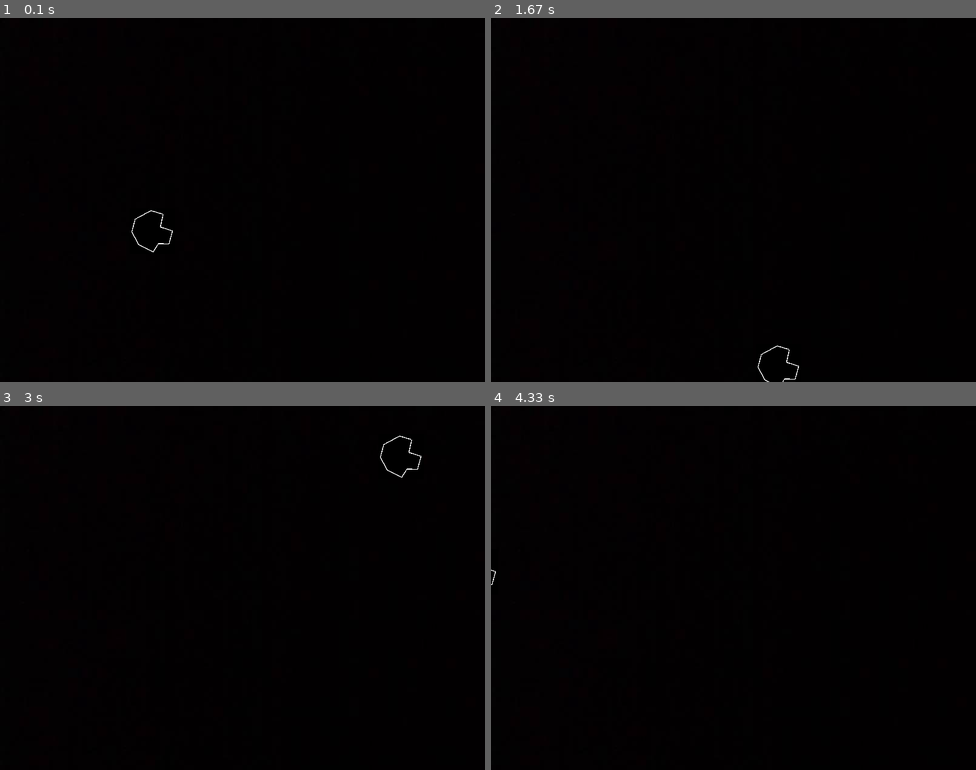
Above: before the commit, frames 1-4 (two rows, left to right).
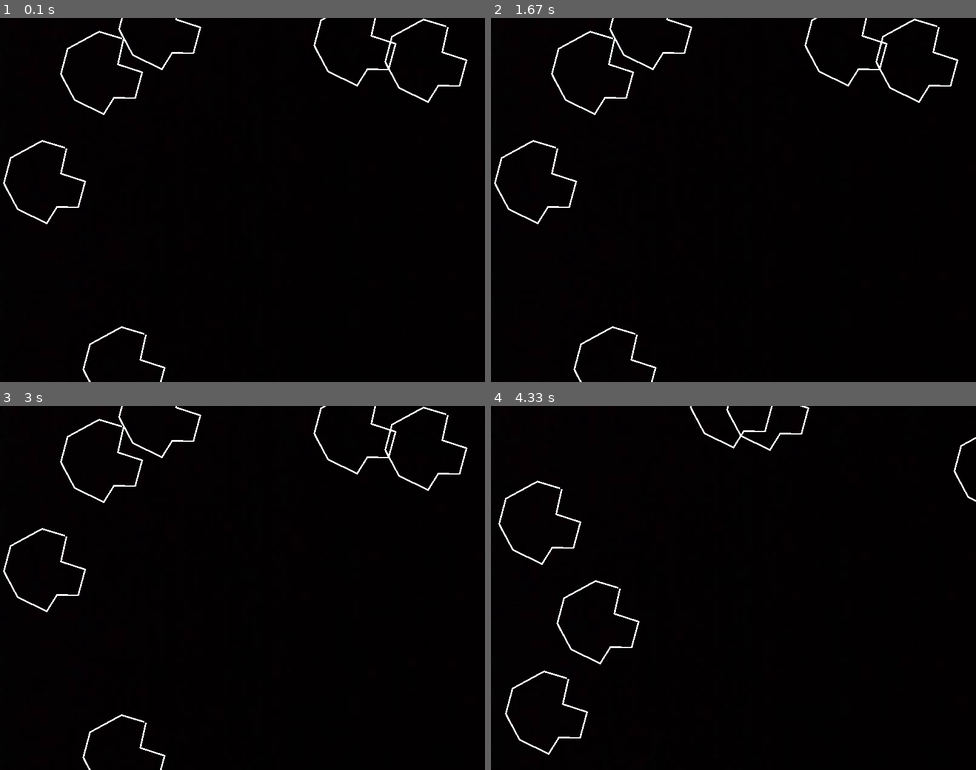
Above: after the commit, the same moments.

Repository: sd18spring/InteractiveProgramming
Game: pygame game, started from Asteroid.py
Same seed, same stepped clock (60 frames per second), same inputs: the game is played once before the commit and once after it.
Inputs:
- Up to frame 1 (0.1 s): no input
- Up to frame 2 (1.67 s): no input
- Up to frame 3 (3 s): no input
- Up to frame 4 (4.33 s): no input

The runs differ from the first frame. In frame 1, 1.3% of the frame differs, in the area x 0-97%, y 0-100%; in frame 2, 1.3%; in frame 3, 1.3%; in frame 4, 1.1%.

Commit message:
Added spawning of multiple asteroids
Still need to make sure that when running through the asteroids to destroy, to add them afterwords

Diff:
--- a/Asteroid.py
+++ b/Asteroid.py
@@ -9,68 +9,93 @@
         self.y = y
         self.speed = speed
         self.direction = direction
-        #self.image = pygame.image.load('Asteroid.png').convert()
-        #self.w, self.h = self.image.get_size()
+        self.image = pygame.image.load('Asteroid.png').convert()
+        self.image.set_colorkey((0,0,0))
+        self.w, self.h = self.image.get_size()
+        self.destroyed = False
     def update(self,gameDisplay):
-        width, height = gameDisplay.get_size()
-        self.x = self.x + (self.speed * math.cos(self.direction))
-        self.y = self.y + (self.speed * math.sin(self.direction))
-        if(self.x >= width):
-            self.x = 0 - self.w
-        elif(self.x <= 0 - self.w):
-            self.x = width
-        if(self.y >= height):
-            self.y = 0 - self.h
-        elif(self.y <= 0 - self.h):
-            self.y = height
-        gameDisplay.blit(self.image,(self.x,self.y))
+        if(not self.destroyed):
+            width, height = gameDisplay.get_size()
+            self.x = self.x + (self.speed * math.cos(self.direction))
+            self.y = self.y + (self.speed * math.sin(self.direction))
+            if(self.x >= width):
+                self.x = 0 - self.w
+            elif(self.x <= 0 - self.w):
+                self.x = width
+            if(self.y >= height):
+                self.y = 0 - self.h
+            elif(self.y <= 0 - self.h):
+                self.y = height
+            gameDisplay.blit(self.image,(self.x,self.y))
 class LargeAsteroid(Asteroid):
     def __init__(self,x,y,speed,direction):
-        self.image = pygame.image.load('Asteroid.png').convert()
+        super().__init__(x,y,speed,direction)
+        self.image = pygame.transform.scale(self.image,(self.w // 2,self.h // 2))
         self.w,self.h = self.image.get_size()
-        super().__init__(x,y,speed,direction)
+    def destroy(self):
+        self.destroyed = True
+        MedAster = []
+        for i in range(2):
+            MedAster.append(MediumAsteroid(self.x,self.y,self.speed*2,random.uniform(0,2*math.pi)))
+        return MedAster
 class MediumAsteroid(Asteroid):
     def __init__(self,x,y,speed,direction):
-        self.image = pygame.image.load('Asteroid.png').convert()
+        super().__init__(x,y,speed,direction)
+        self.image = pygame.transform.scale(self.image,(self.w // 4,self.h // 4))
         self.w,self.h = self.image.get_size()
-        self.image = pygame.transform.scale(self.image,(self.w // 2,self.h // 2))
-        self.w,self.h = self.image.get_size()
-        super().__init__(x,y,speed,direction)
 class SmallAsteroid(Asteroid):
     def __init__(self,x,y,speed,direction):
-        self.image = pygame.image.load('Asteroid.png').convert()
+        super().__init__(x,y,speed,direction)
+        self.image = pygame.transform.scale(self.image,(self.w // 8,self.h // 8))
         self.w,self.h = self.image.get_size()
-        self.image = pygame.transform.scale(self.image,(self.w // 4,self.h // 4))
-        self.w,self.h = self.image.get_size()
-        super().__init__(x,y,speed,direction)
 
-def spawnAsteroids(numberOfAsteroids,gameDisplay):
+def spawnAsteroids(numberOfAsteroids,gameDisplay,speed):
     width, height = gameDisplay.get_size()
     listOfAsteroids = []
-    for i in numberOfAsteroids:
+    sampleAsteroid = LargeAsteroid(0,0,0,0)
+    smallArea = 100
+    for i in range(numberOfAsteroids):
         side = random.randint(1,4)
         if(side == 1):
-            x = random.randint(0,200)
-            y = random.randint(0,height)
+            x = random.randint(-sampleAsteroid.w // 2,smallArea - sampleAsteroid.w // 2)
+            y = random.randint(-sampleAsteroid.h // 2,height - sampleAsteroid.h // 2)
         elif(side == 2):
-            x = random.randint(0,width)
-            y = random.randint(0,200)
+            x = random.randint(-sampleAsteroid.w // 2,width - sampleAsteroid.w // 2)
+            y = random.randint(-sampleAsteroid.w // 2,smallArea - sampleAsteroid.w // 2)
         elif(side == 3):
-            x = random.randint(width-200,width)
-            y = random.randint(0,height)
+            x = random.randint(width-smallArea - sampleAsteroid.w // 2,width - sampleAsteroid.w // 2)
+            y = random.randint( -sampleAsteroid.w // 2,height - sampleAsteroid.w // 2)
         elif(side == 4):
-            x = random.randint(0,width)
-            y = random.randint(height-200,height)
-        random
-        listOfAsteroids.append(LargeAsteroid)
+            x = random.randint( -sampleAsteroid.w // 2,width - sampleAsteroid.w // 2)
+            y = random.randint(height-smallArea - sampleAsteroid.w // 2,height - sampleAsteroid.w // 2)
+        direction = random.uniform(0,math.pi * 2)
+        listOfAsteroids.append(LargeAsteroid(x,y,speed,direction))
+    return listOfAsteroids
+
 pygame.init()
 gameDisplay = pygame.display.set_mode((800,600))
-Asteroid1 = SmallAsteroid(200,300,4,math.pi / 4)
+#Asteroid1 = SmallAsteroid(200,300,4,math.pi / 4)
+Asteroids = spawnAsteroids(6,gameDisplay,2)
 BlackScreen = pygame.image.load('BlackScreen.jpg')
 gameDisplay.blit(BlackScreen,(0,0))
-for i in range(800):
+for j in Asteroids:
+    j.update(gameDisplay)
+pygame.display.update()
+pygame.time.delay(3000)
+for i in range(400):
     gameDisplay.blit(BlackScreen,(0,0))
-    Asteroid1.update(gameDisplay)
+    #Asteroid1.update(gameDisplay)
+    for j in Asteroids:
+        j.update(gameDisplay)
+    pygame.display.update()
+    pygame.time.delay(20)
+for k in Asteroids:
+    Asteroids += k.destroy()
+for i in range(400):
+    gameDisplay.blit(BlackScreen,(0,0))
+    #Asteroid1.update(gameDisplay)
+    for j in Asteroids:
+        j.update(gameDisplay)
     pygame.display.update()
     pygame.time.delay(20)
 running = True
